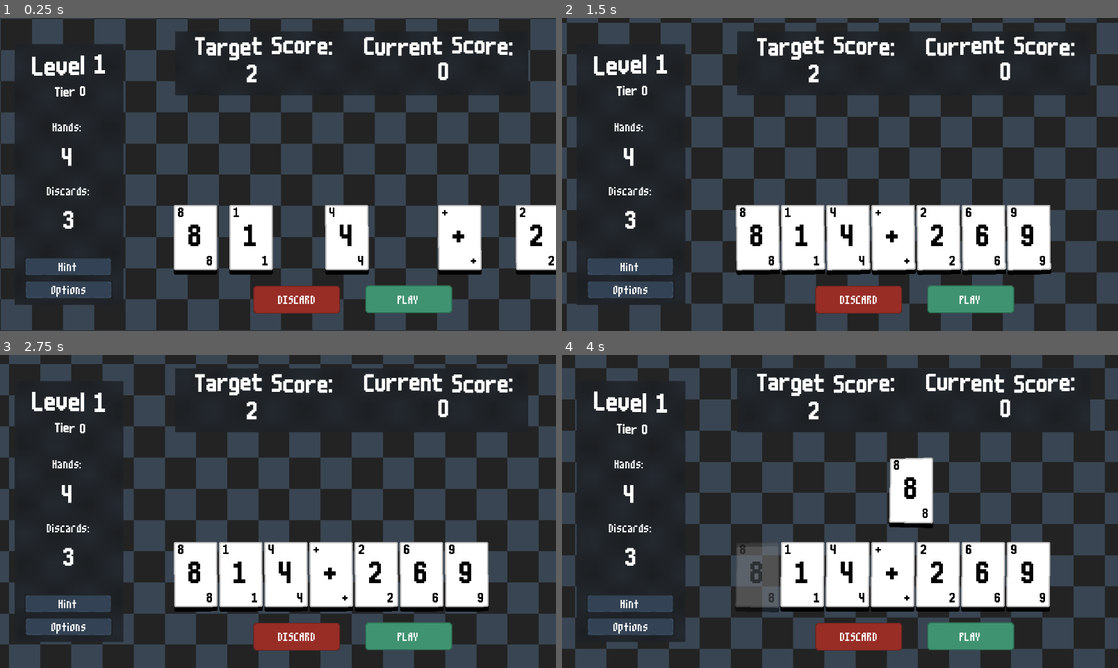
Above: before the commit, frames 1-4 (two rows, left to right).
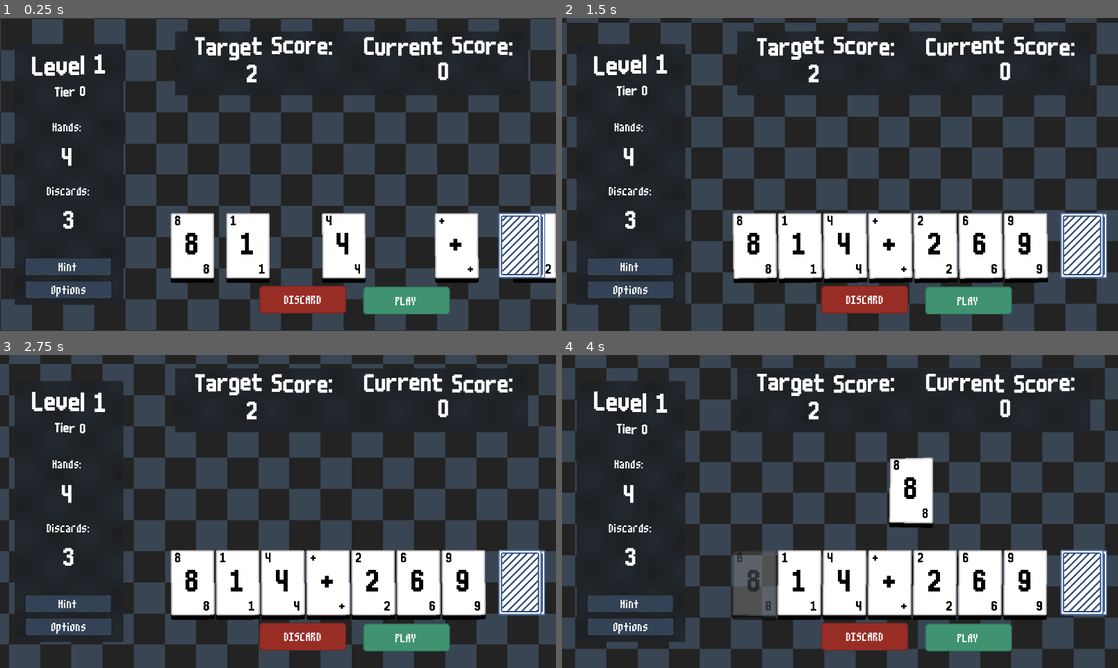
Above: after the commit, the same moments.

Repository: hd2802/stack-demon
Game: Godot game, scene res://_Scenes/LevelRunner/level_runner.tscn
The game is run twice, just before and just after one commit, with the same random seed, the same clock (stepped at 60 frames per second) and the same inputs.
Inputs (mouse positions are in pixels of both pictures, inside the frame that each line leads up to; where the layout moved, square brackets give the same spot in the first picture):
- Up to frame 1 (0.25 s): no input
- Up to frame 2 (1.5 s): click (1084, 246) at 0.52 s; click (684, 68) at 1.27 s
- Up to frame 3 (2.75 s): click "PLAY" at 2 s
- Up to frame 4 (4 s): click "PLAY" at 2.75 s; click (756, 583) [756, 574] at 3.5 s

The runs differ from the first frame. In frame 1, 6.8% of the frame differs, in the area x 30-100%, y 59-95%; in frame 2, 9.5%; in frame 3, 9.6%, in the area x 30-99%, y 59-95%; in frame 4, 9.1%.

Commit message:
feat: add unstylised deck view scene and functionality

Diff:
--- /dev/null
+++ b/_Scenes/DeckView/deck_view.tscn
@@ -0,0 +1,42 @@
+[gd_scene load_steps=2 format=3 uid="uid://cyf7rxpdlhkww"]
+
+[ext_resource type="Script" uid="uid://d7bmv6s735xl" path="res://_Scripts/DeckView/deck_view.gd" id="1_lhcwi"]
+
+[node name="DeckView" type="Control"]
+layout_mode = 3
+anchors_preset = 15
+anchor_right = 1.0
+anchor_bottom = 1.0
+grow_horizontal = 2
+grow_vertical = 2
+script = ExtResource("1_lhcwi")
+
+[node name="PlaceholderPanel" type="ColorRect" parent="."]
+layout_mode = 0
+offset_left = 190.0
+offset_top = 60.0
+offset_right = 1090.0
+offset_bottom = 660.0
+
+[node name="Back" type="Button" parent="."]
+layout_mode = 0
+offset_left = 210.0
+offset_top = 82.0
+offset_right = 346.0
+offset_bottom = 144.0
+
+[node name="ScrollContainer" type="ScrollContainer" parent="."]
+layout_mode = 0
+offset_left = 240.0
+offset_top = 175.0
+offset_right = 1040.0
+offset_bottom = 625.0
+horizontal_scroll_mode = 0
+
+[node name="HBoxContainer" type="GridContainer" parent="ScrollContainer"]
+layout_mode = 2
+theme_override_constants/h_separation = 32
+theme_override_constants/v_separation = 32
+columns = 6
+
+[connection signal="pressed" from="Back" to="." method="_on_back_pressed"]
--- a/_Scenes/Level/level.tscn
+++ b/_Scenes/Level/level.tscn
@@ -10,6 +10,7 @@
 [ext_resource type="Texture2D" uid="uid://dmeyxhca61rca" path="res://Assets/Sprites/Buttons/DiscardButton.png" id="9_rl1kb"]
 [ext_resource type="Theme" uid="uid://de0d88t3bbp3w" path="res://Resources/Themes/stack.tres" id="10_ydtrd"]
 [ext_resource type="Texture2D" uid="uid://8mmw1y4nbqkd" path="res://Assets/Sprites/Buttons/LevelButton.png" id="11_gfncb"]
+[ext_resource type="Texture2D" uid="uid://f7je5osdp5ve" path="res://Assets/Sprites/CardBack.png" id="12_rl1kb"]
 [ext_resource type="Script" uid="uid://cdau8d7xqmav2" path="res://_Scripts/Level/Target/target.gd" id="13_svkq8"]
 
 [sub_resource type="ShaderMaterial" id="ShaderMaterial_6fxwj"]
@@ -82,10 +83,10 @@
 [node name="Hand" type="HBoxContainer" parent="PlayArea"]
 layout_direction = 2
 layout_mode = 1
-offset_left = 75.0
-offset_top = 243.0
-offset_right = 875.0
-offset_bottom = 393.0
+offset_left = 68.0
+offset_top = 262.0
+offset_right = 768.0
+offset_bottom = 412.0
 size_flags_horizontal = 0
 
 [node name="EvaluationZone" type="HBoxContainer" parent="PlayArea"]
@@ -98,10 +99,10 @@
 alignment = 1
 
 [node name="PlayCardButton" type="TextureButton" parent="."]
-offset_left = 841.0
-offset_top = 615.0
-offset_right = 1041.0
-offset_bottom = 679.0
+offset_left = 836.0
+offset_top = 618.0
+offset_right = 1036.0
+offset_bottom = 682.0
 theme = ExtResource("7_ldegq")
 texture_normal = ExtResource("8_e0ewc")
 
@@ -115,9 +116,9 @@
 "
 
 [node name="DiscardButton" type="TextureButton" parent="."]
-offset_left = 583.0
+offset_left = 597.0
 offset_top = 616.0
-offset_right = 783.0
+offset_right = 797.0
 offset_bottom = 680.0
 theme = ExtResource("7_ldegq")
 texture_normal = ExtResource("9_rl1kb")
@@ -252,8 +253,32 @@
 horizontal_alignment = 1
 vertical_alignment = 1
 
+[node name="Deck" type="Button" parent="."]
+offset_left = 1143.0
+offset_top = 444.0
+offset_right = 1251.0
+offset_bottom = 602.0
+icon = ExtResource("12_rl1kb")
+flat = true
+
+[node name="Sprite2D" type="Sprite2D" parent="Deck"]
+show_behind_parent = true
+position = Vector2(61, 80)
+texture = ExtResource("12_rl1kb")
+
+[node name="Sprite2D2" type="Sprite2D" parent="Deck"]
+show_behind_parent = true
+position = Vector2(61.5, 80)
+texture = ExtResource("12_rl1kb")
+
+[node name="Sprite2D3" type="Sprite2D" parent="Deck"]
+show_behind_parent = true
+position = Vector2(62.5, 80)
+texture = ExtResource("12_rl1kb")
+
 [connection signal="scored" from="PlayArea" to="." method="_on_play_area_scored"]
 [connection signal="pressed" from="PlayCardButton" to="PlayArea" method="_on_play_card_button_pressed"]
 [connection signal="pressed" from="DiscardButton" to="PlayArea" method="_on_discard_button_pressed"]
 [connection signal="pressed" from="HintButton" to="." method="_on_hint_button_pressed"]
 [connection signal="pressed" from="OptionsButton" to="." method="_on_options_button_pressed"]
+[connection signal="pressed" from="Deck" to="." method="_on_deck_pressed"]
--- /dev/null
+++ b/_Scripts/DeckView/deck_view.gd
@@ -0,0 +1,17 @@
+extends Control
+class_name DeckView
+
+signal back()
+
+var container
+
+func _ready() -> void:
+	container = $ScrollContainer/HBoxContainer
+
+	for card in _DeckManager.deck:
+		var new_card = load("res://_Scenes/Card/StaticCard/static_card.tscn").instantiate()
+		new_card.createCard(card)
+		container.add_child(new_card)
+
+func _on_back_pressed() -> void:
+	back.emit()
--- a/_Scripts/Level/Level/level.gd
+++ b/_Scripts/Level/Level/level.gd
@@ -26,6 +26,8 @@
 var tier_complete = false
 
 var discard_button
+
+var deck_view
 
 signal level_complete()
 signal game_over()
@@ -98,3 +100,12 @@
 
 func _on_options_button_pressed() -> void:
 	pass # Replace with function body.
+
+func _on_deck_pressed() -> void:
+	deck_view = load("res://_Scenes/DeckView/deck_view.tscn").instantiate()
+	deck_view.back.connect(_back_to_level)
+	self.add_child(deck_view)
+
+func _back_to_level() -> void:
+	self.remove_child(deck_view)
+	deck_view.queue_free()
Not shown: 1 places in _Scenes/Level/level.tscn that only renumber resources
Not shown, added: _Scripts/DeckView/deck_view.gd.uid
